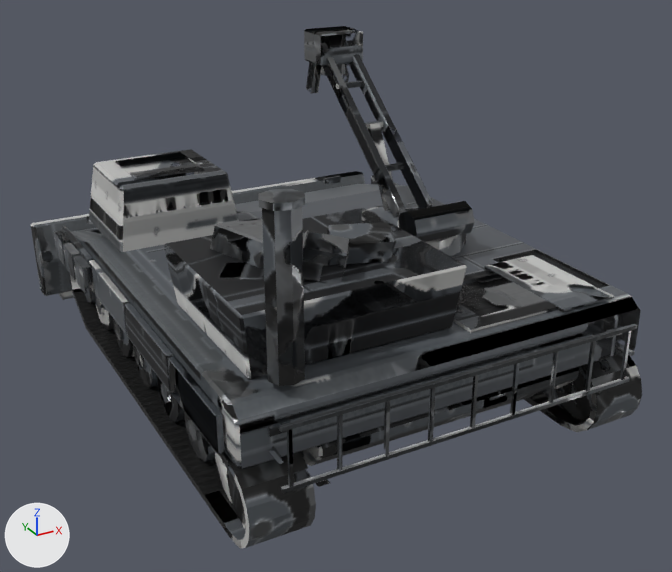
One commit to the FBX model assets/models/chs_scrapper/export/chs_scrapper.fbx: the scene before it, then after it.
Before and after are seen from a 50 mm lens placed at (-5.4, -10.28, 6.28), pointed at (0.31, 0.11, 1.08). The lights are fixed; the arrows at lower left show +X, +Y and +Z. The picture after the commit comes second. Where no turn or scale is listed for an object, it has been applied to the vertices.

Names of what the first picture shows: 'base_bar', 'nano_bar' and 1 more.
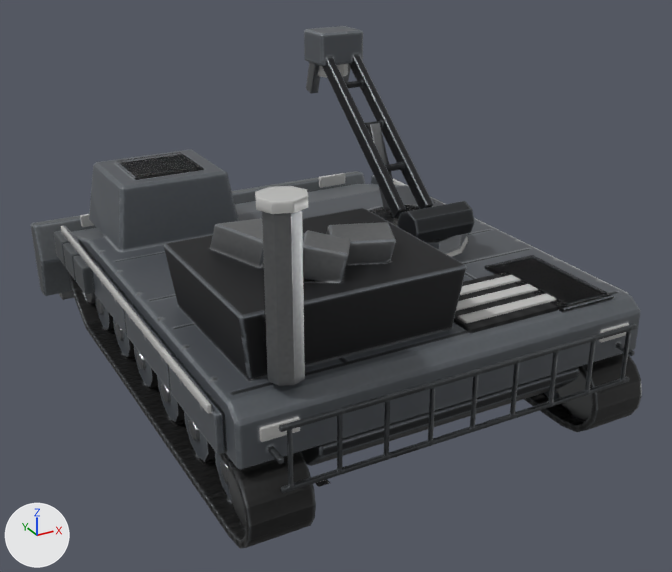
Edits to the scene script, one JSON object a line:
```json
{"block": "me_nano_002", "where": "# used by ob_nano_bar; location = (1.18, -0.28, 1.71)"}
{"op": "remove", "block": "me_nano_002", "code": "me_nano_002.from_pydata(...)  # 204 vertices, 164 faces; spans x -0.84..0.84, y -0.93..2.35, z 0.0..2.56"}
{"op": "add", "block": "me_nano_002", "code": "me_nano_002.from_pydata(...)  # 184 vertices, 152 faces; spans x -0.84..0.84, y -0.93..2.35, z 0.0..2.56"}
{"block": "me_nano_002", "change": "me_nano_002 part 3: the loose piece of 20 vertices spanning x -0.2..0.2, y 1.92..2.27, z 1.93..2.11 is deleted"}
{"block": "me_nano_002", "change": "me_nano_002 part 4: 152 kept faces spanning x -0.84..0.84, y -0.93..2.35, z 0.0..2.56 get new texture (UV) coordinates"}
{"block": "me_base_002", "where": "# used by ob_base_bar; location = (0.0, 0.0, 0.0)"}
{"op": "remove", "block": "me_base_002", "code": "me_base_002.from_pydata(...)  # 1400 vertices, 1180 faces; spans x -2.95..2.95, y -3.51..4.14, z 0.0..3.65"}
{"op": "add", "block": "me_base_002", "code": "me_base_002.from_pydata(...)  # 1344 vertices, 1140 faces; spans x -2.95..2.95, y -3.51..4.14, z 0.0..3.6"}
{"block": "me_base_002", "change": "me_base_002 part 1: 6 loose pieces with 56 vertices, spanning x -2.29..2.29, y -3.28..3.47, z 1.35..3.65, are deleted"}
{"block": "me_base_002", "change": "me_base_002 part 2: 1110 kept faces spanning x -2.95..2.95, y -3.51..4.14, z 0.0..3.6 get new texture (UV) coordinates"}
{"op": "add", "block": "me_nano_004", "code": ["me_nano_004 = bpy.data.meshes.new('nano.004')", "me_nano_004.from_pydata(...)  # a 12-sided cylinder along z spanning x -0.87..0.87, y -0.82..0.82, z -0.02..0.05; a 10-sided cylinder along z spanning x -0.24..0.24, y 1.88..2.3, z 1.92..2.13", "me_nano_004.materials.append(mat_chs_scrapper_bar)"]}
{"op": "add", "block": "me_base_005", "code": ["me_base_005 = bpy.data.meshes.new('base.005')", "me_base_005.from_pydata(...)  # 80 vertices, 58 faces; spans x -2.75..2.75, y -3.29..2.88, z 1.32..3.67", "me_base_005.materials.append(mat_chs_scrapper_bar)"]}
{"op": "add", "block": "me_base_006", "code": ["me_base_006 = bpy.data.meshes.new('base.006')", "me_base_006.from_pydata(...)  # a box spanning x -2.31..-1.82, y 3.42..3.48, z 1.35..1.53; a box spanning x 1.82..2.31, y 3.42..3.48, z 1.35..1.53", "me_base_006.materials.append(mat_chs_scrapper_bar)"]}
{"op": "add", "block": "ob_nano_glow_power_bar", "code": ["ob_nano_glow_power_bar = bpy.data.objects.new('nano_glow_power_bar', me_nano_004)", "ob_nano_glow_power_bar.location = (1.18, -0.28, 1.71)"]}
{"op": "add", "block": "ob_base_glow_running_bar", "code": ["ob_base_glow_running_bar = bpy.data.objects.new('base_glow_running_bar', me_base_005)", "ob_base_glow_running_bar.location = (0.0, 0.0, 0.0)"]}
{"op": "add", "block": "ob_base_glow_head_bar", "code": ["ob_base_glow_head_bar = bpy.data.objects.new('base_glow_head_bar', me_base_006)", "ob_base_glow_head_bar.location = (0.0, 0.0, 0.0)"]}
```

Where the change shows, as pixel boxes (x1, y1, x2, y2) in the pictures (672 x 572 px):
```json
{"object": "nano_bar", "change": "reshaped", "before": [304, 26, 475, 256], "after": [304, 26, 475, 254]}
{"object": "base_glow_running_bar", "change": "added", "after": [61, 179, 629, 442]}
{"object": "base_glow_head_bar", "change": "added", "after": [80, 173, 345, 227]}
{"object": "nano_glow_power_bar", "change": "added", "after": [318, 64, 468, 257], "on screen": "mostly hidden"}
{"part": 1, "of": "me_base_002", "change": "deleted", "before": [86, 169, 622, 437]}
{"part": 2, "of": "me_base_002", "change": "surface changed", "before": [31, 149, 642, 548], "after": [31, 149, 642, 548]}
{"part": 3, "of": "me_nano_002", "change": "deleted", "before": [320, 64, 345, 76]}
{"part": 4, "of": "me_nano_002", "change": "surface changed", "before": [304, 26, 475, 254], "after": [304, 26, 475, 254]}
```
